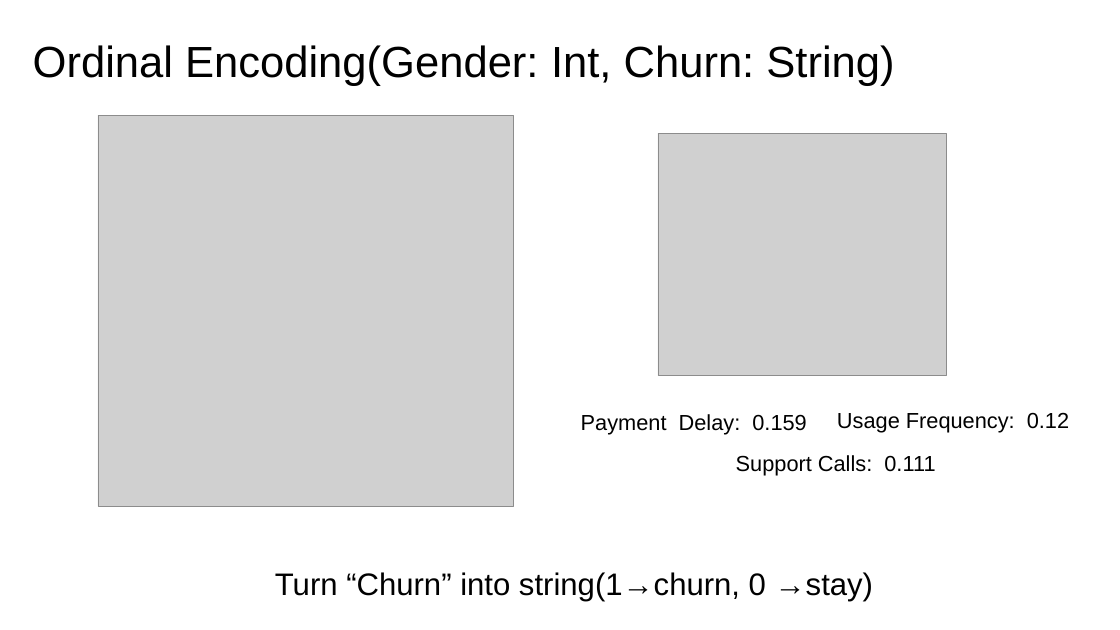
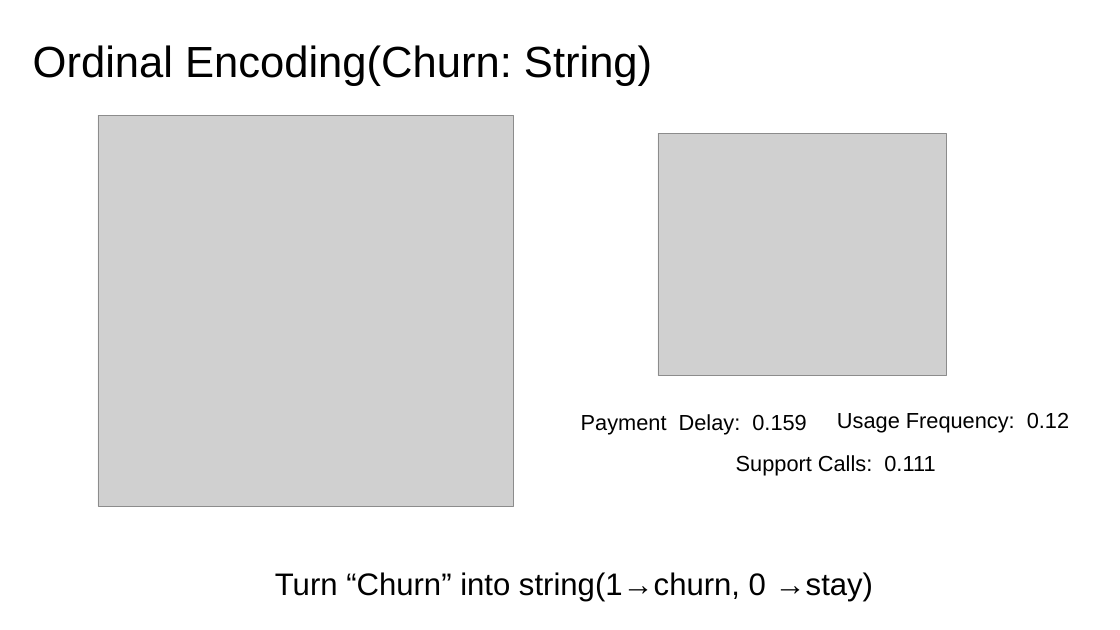
Before and after one commit to LeeMoofon0222/Vizuro_Intern, a slide deck: slide 10 of cc_process/Customer_Churn_ppt.pptx. Drawn at 1120x630 pixels with LibreOffice and Linux fonts; fonts in the diff are those of the drawing; grey boxes stand for pictures; background and template pictures are left out. Boxes give left, top, right and bottom in pixels: in the first picture for what was removed or moved away, otherwise in the second. Text is boxed around its words. In the diff, an @@ line names an element or a change of style, - is before the commit and + after.

```diff
--- a/cc_process/Customer_Churn_ppt.pptx
+++ b/cc_process/Customer_Churn_ppt.pptx
@@ text at <box>33,45,652,86</box>: text changed @@
-Ordinal Encoding(Gender: Int, Churn: String)
+Ordinal Encoding(Churn: String)
```
Also in this commit, not shown: 6 other slides changed, 2 slides added, 22 other files.
